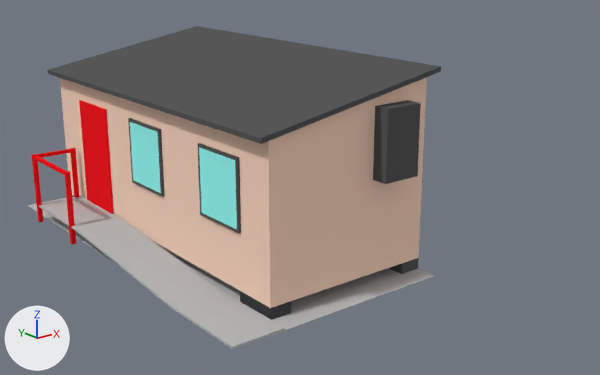
A saved change to the Blender file sim-u/Art/Blender/Buildings/portable-small.blend.
Rendered twice from a 50 mm camera at (-1.5, -2.2, 1.42) aimed at (0.97, 0.88, 0.18). Arrows for +X, +Y and +Z are at lower left; the lights stay in place.

In view in the first picture: 'AirConditioner', 'Door', 'Gound', 'Portable', 'Ramp', 'Stilts', 'Window', 'Window2'.
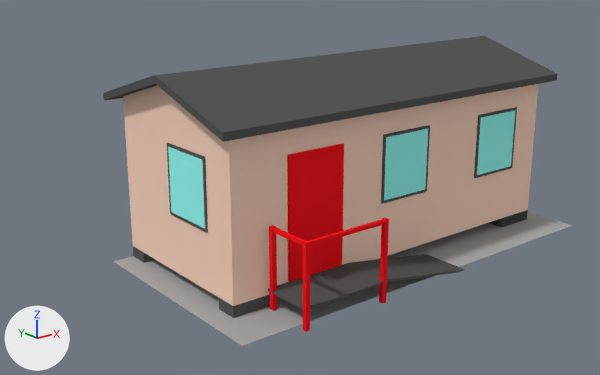
Where the newer file only moved an object's origin or applied its transform, the numbers keep the older frame.

Patch to the scene script:
```diff
--- a/sim-u/Art/Blender/Buildings/portable-small.blend.py
+++ b/sim-u/Art/Blender/Buildings/portable-small.blend.py
@@ me_cube_001 @@
 # used by ob_portable; location = (0.2, 1.0, 0.05); scale = (0.8, 0.9, 0.8)
-me_cube_001.from_pydata(...)  # 16 vertices, 14 faces; spans x -0.06..1.06, y -1.03..1.03, z 0.0..1.04
+me_cube_001.from_pydata(...)  # 28 vertices, 25 faces; spans x -0.07..1.07, y -1.07..1.07, z 0.0..1.04
+# me_cube_001 part 1: 8 vertices moved from x -0.06..1.06, y -1.03..1.03, z 0.81..1.01 to x -0.07..1.07, y -1.07..1.07, z 0.83..0.85; 4 vertices removed from x -0.06..1.06, y -1.03..1.03, z 0.84..1.04; 16 vertices added at x -0.07..1.07, y -1.07..1.07, z 0.87..1.04
 me_cube_001.materials.append(mat_portable)
@@ me_plane_006 @@
-me_plane_006.from_pydata(...)  # 60 vertices, 44 faces; spans x -0.04..0.19, y -1.0..0.74, z -0.01..0.34
+me_plane_006.from_pydata(...)  # 56 vertices, 39 faces; spans x -0.04..0.19, y -0.15..0.74, z -0.01..0.34
+# me_plane_006 part 2
+# 8 vertices are removed from x -0.04..0.19, y -1.0..-0.56, z 0.0..0.01
+# 9 faces are deleted
+# 4 vertices in x -0.04..0.19, y 0.31, z 0.07..0.08 move by (0.0, 0.02, 0.0)
+# 4 vertices in x -0.04..0.19, y -0.13, z 0.04..0.05 move by (0.0, 0.22, -0.01)
+# 4 vertices are added at (-0.04, -0.11, 0.0), (0.19, -0.11, 0.0), (-0.04, -0.15, 0.0), (0.19, -0.15, 0.0)
+# 4 new faces join them, mat_roof (dark grey #595959)
+# me_plane_006 part 3: 9 faces spanning x -0.04..0.19, y 0.09..0.74, z 0.03..0.08 switch from mat_sidewalk (grey #bcbcbc) to mat_roof (dark grey #595959)
 me_plane_006.materials.append(mat_door)
@@ me_plane_001 @@
 # used by ob_window; location = (0.194, 0.421, 0.448); rotation_euler = (-3.142, 1.571, 0.0), in degrees (-180, 90, 0)
-me_plane_001.from_pydata(...)  # 12 vertices, 10 faces; spans x -0.15..0.15, y -0.138..0.138, z -0.006..0.006
+me_plane_001.from_pydata(...)  # 12 vertices, 9 faces; spans x -0.152..0.148, y 0.215..0.227, z -1.543..-1.268
+# me_plane_001 part 4: 12 vertices removed from x -0.15..0.15, y -0.138..0.138, z -0.006..0.006
+# me_plane_001 part 5: 12 vertices added at x -0.152..0.148, y 0.215..0.227, z -1.543..-1.268
 me_plane_001.materials.append(mat_roof)
@@ me_plane_002 @@
 # used by ob_window2; location = (0.194, 1.004, 0.448); rotation_euler = (-3.142, 1.571, 0.0), in degrees (-180, 90, 0)
-me_plane_002.from_pydata(...)  # 12 vertices, 10 faces; spans x -0.15..0.15, y -0.138..0.138, z -0.006..0.006
+me_plane_002.from_pydata(...)  # 12 vertices, 9 faces; spans x -0.152..0.148, y 0.798..0.809, z -0.943..-0.668
+# me_plane_002 part 6: 12 vertices removed from x -0.15..0.15, y -0.138..0.138, z -0.006..0.006
+# me_plane_002 part 7: 12 vertices added at x -0.152..0.148, y 0.798..0.809, z -0.943..-0.668
 me_plane_002.materials.append(mat_roof)
@@ me_plane_003 @@
 me_plane_003.from_pydata(...)  # 8 vertices, 6 faces; spans x -0.15..0.367, y -0.138..0.138, z -0.006..0.006
 # used by ob_door; location = (0.194, 1.518, 0.448); rotation_euler = (-3.142, 1.571, 0.0), in degrees (-180, 90, 0)
 # verts and faces of me_plane_003; kept vertices keep their numbers, new ones are numbered from 8
+# me_plane_003 part 8
+delete_vertices([*range(0, 8)])  # with the faces that use them
+# me_plane_003 part 9
+verts[8] = (-0.15, 1.317, -0.168)  # pixel (287, 154)
+verts[9] = (-0.15, 1.317, -0.443)  # pixel (342, 143)
+verts[10] = (-0.15, 1.328, -0.443)  # pixel (344, 144)
+verts[11] = (-0.15, 1.328, -0.168)  # pixel (289, 155)
+for new, old in zip([*range(12, 16)], [*range(8, 12)]): verts[new] = verts[old] + (0.517, 0.0, 0.0)
+faces += [(10, 11, 15, 14), (12, 13, 14, 15), (8, 11, 10, 9), (9, 10, 14, 13), (8, 12, 15, 11)]
 me_plane_003.materials.append(mat_door)
@@ me_plane_005 @@
 # used by ob_window3; location = (0.461, 1.9, 0.448); rotation_euler = (-1.571, 1.571, 0.0), in degrees (-90, 90, 0)
-me_plane_005.from_pydata(...)  # 12 vertices, 10 faces; spans x -0.15..0.15, y -0.138..0.138, z -0.006..0.006
-me_plane_005.materials.append(mat_roof_002)  # dark grey #595959
-me_plane_005.materials.append(mat_window_002)  # cyan #99fff9
+me_plane_005.from_pydata(...)  # 12 vertices, 9 faces; spans x -0.152..0.148, y 0.355..0.366, z -1.538..-1.262
+# me_plane_005 part 10: 12 vertices added at x -0.152..0.148, y 0.355..0.366, z -1.538..-1.262
+me_plane_005.materials.append(mat_roof)  # dark grey #595959
+me_plane_005.materials.append(mat_window)  # cyan #99fff9
@@ ob_stilts @@
 ob_stilts = bpy.data.objects.new('Stilts', me_cube_002)
-ob_stilts.location = (0.25, 0.2, 0.0)
-ob_stilts.rotation_euler = (0.0, 0.0, 1.571)  # degrees (0, 0, 90)
+ob_stilts.location = (1.8, 0.251, 0.0)
+ob_stilts.rotation_euler = (0.0, 0.0, 3.142)  # degrees (0, 0, 180)
 ob_stilts.scale = (0.1, 0.05, 0.025)
@@ ob_portable @@
 ob_portable = bpy.data.objects.new('Portable', me_cube_001)
-ob_portable.location = (0.2, 1.0, 0.05)
+ob_portable.location = (1.0, 0.201, 0.05)
+ob_portable.rotation_euler = (0.0, 0.0, 1.571)  # degrees (0, 0, 90)
 ob_portable.scale = (0.8, 0.9, 0.8)
@@ ob_gound @@
 ob_gound = bpy.data.objects.new('Gound', me_plane)
-ob_gound.location = (0.0, 1.0, 0.0)
+ob_gound.location = (1.0, 0.0, 0.0)
+ob_gound.rotation_euler = (0.0, 0.0, 1.571)  # degrees (0, 0, 90)
@@ ob_ramp @@
 ob_ramp = bpy.data.objects.new('Ramp', me_plane_006)
-ob_ramp.location = (0.0, 1.0, 0.0)
+ob_ramp.location = (1.0, 0.001, 0.0)
+ob_ramp.rotation_euler = (0.0, 0.0, 1.571)  # degrees (0, 0, 90)
```

Location of each change, [x1, y1, x2, y2] in pixels of the pictures (600 x 375 px):
'Portable', reshaped, moved, turned: before [47, 26, 441, 308]; after [103, 36, 558, 306]
'Ramp', reshaped, moved, turned: before [32, 148, 285, 349]; after [268, 218, 465, 332]
'Gound', moved, turned: before [27, 198, 435, 330]; after [113, 212, 573, 346]
'Door', reshaped (61% wider, 21% taller): before [79, 100, 114, 214]; after [287, 144, 344, 282]
'Window', reshaped (21% shorter): before [197, 143, 241, 233]; after [474, 107, 517, 178]
'Window2', reshaped (32% wider): before [128, 118, 165, 197]; after [381, 125, 430, 204]
'Stilts', moved, turned: before [72, 195, 419, 320]; after [133, 210, 528, 318]
part 2 of me_plane_006, cut back: before [118, 250, 285, 349]; after [390, 254, 465, 277]
part 3 of me_plane_006, recoloured: before [39, 196, 165, 264]; after [268, 258, 428, 310]
part 4 of me_plane_001, deleted (cyan): before [197, 143, 241, 233]
part 5 of me_plane_001, added (cyan): after [474, 107, 517, 178]
part 6 of me_plane_002, deleted (cyan): before [128, 118, 165, 197]
part 7 of me_plane_002, added (cyan): after [381, 125, 430, 204]
part 8 of me_plane_003, deleted: before [79, 100, 114, 214]
part 9 of me_plane_003, added: after [287, 144, 344, 282]
part 10 of me_plane_005, added (cyan): after [167, 143, 208, 233]
'AirConditioner', unchanged, covered by the edit: before [373, 100, 421, 184]
